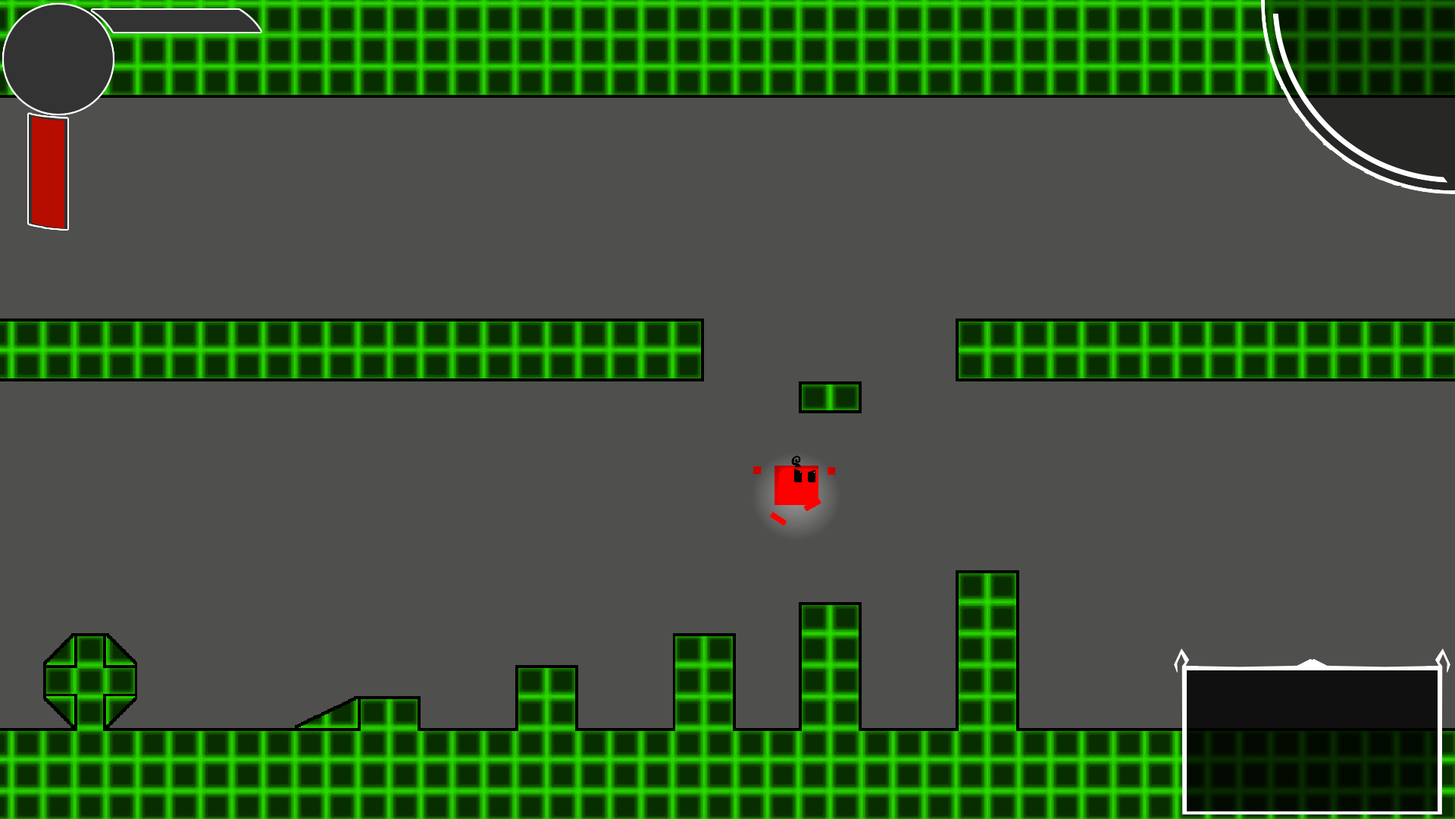
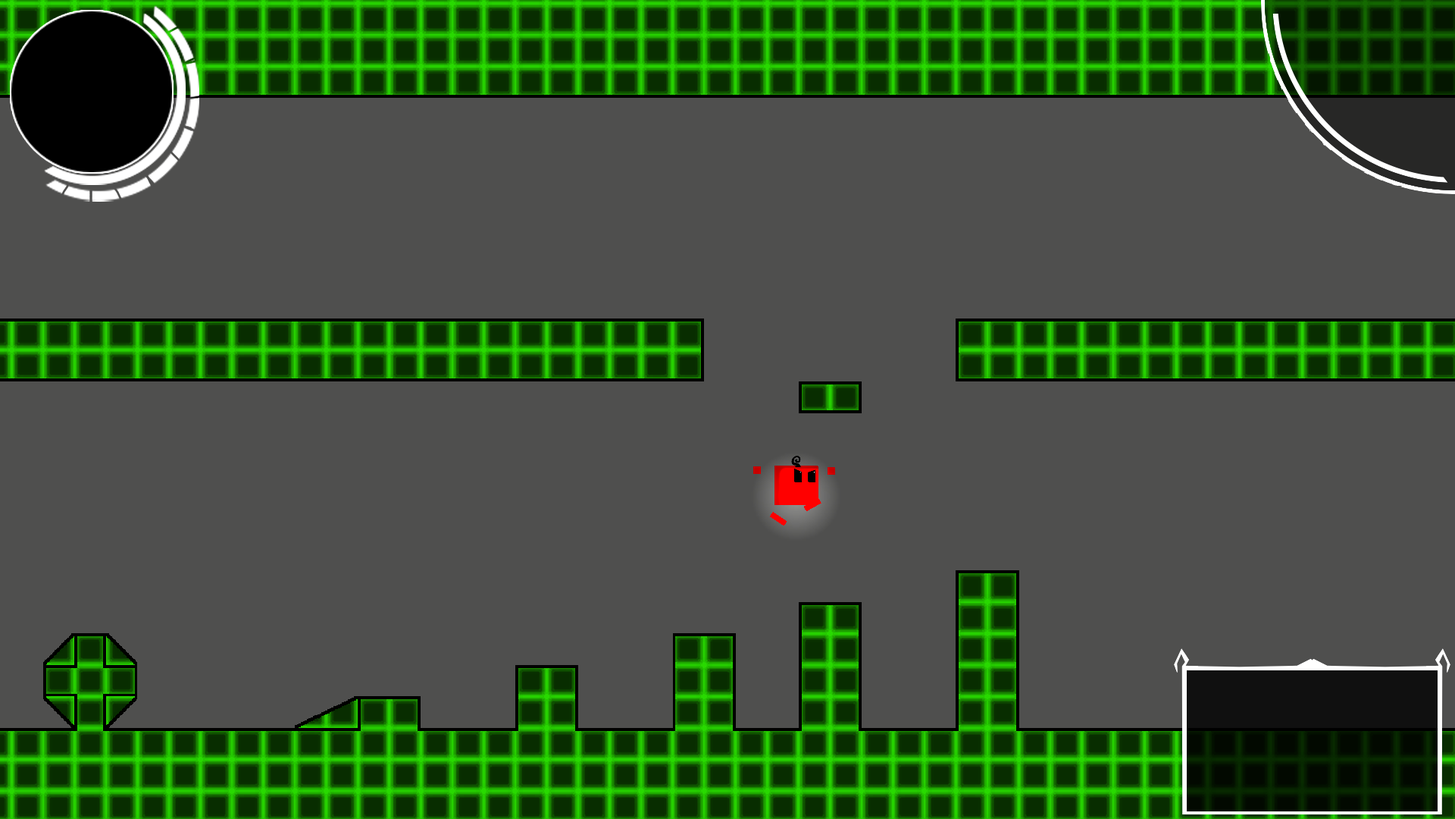
Layer changes from the first 1455 × 819 image to the second:
added group "Agrupar 7" with 7 layers above "Gun Slot" over (x1=2, y1=3, x2=243, y2=231)
added group "Energia" with 2 layers in group "Agrupar 7" over (x1=2, y1=3, x2=243, y2=231)
added layer "Copiar de Camada de pintura 9" in group "Energia" over (x1=2, y1=3, x2=243, y2=231)
added layer "Copiar de Camada de pintura 8" in group "Energia" over (x1=2, y1=3, x2=243, y2=231)
added group "Vida" with 2 layers in group "Agrupar 7" over (x1=2, y1=3, x2=195, y2=195)
added layer "Camada de pintura 9" in group "Vida" over (x1=2, y1=3, x2=195, y2=195)
added layer "Camada de pintura 8" in group "Vida" over (x1=2, y1=3, x2=195, y2=195)
added layer "Camada de pintura 6" in group "Agrupar 7" over (x1=2, y1=11, x2=177, y2=206)
hid group "Agrupar 1" (5 layers) over (x1=2, y1=3, x2=263, y2=231)
painted on "TopName" over (x1=51, y1=3, x2=263, y2=76)
painted on "Copiar de HealthbarBackground" over (x1=3, y1=74, x2=97, y2=231)
painted on "HealthbarBackground" over (x1=3, y1=74, x2=97, y2=231)
painted on "BellowHealth" over (x1=3, y1=74, x2=97, y2=231)
painted on "Screenshot.png" over (x1=2, y1=3, x2=263, y2=231)
